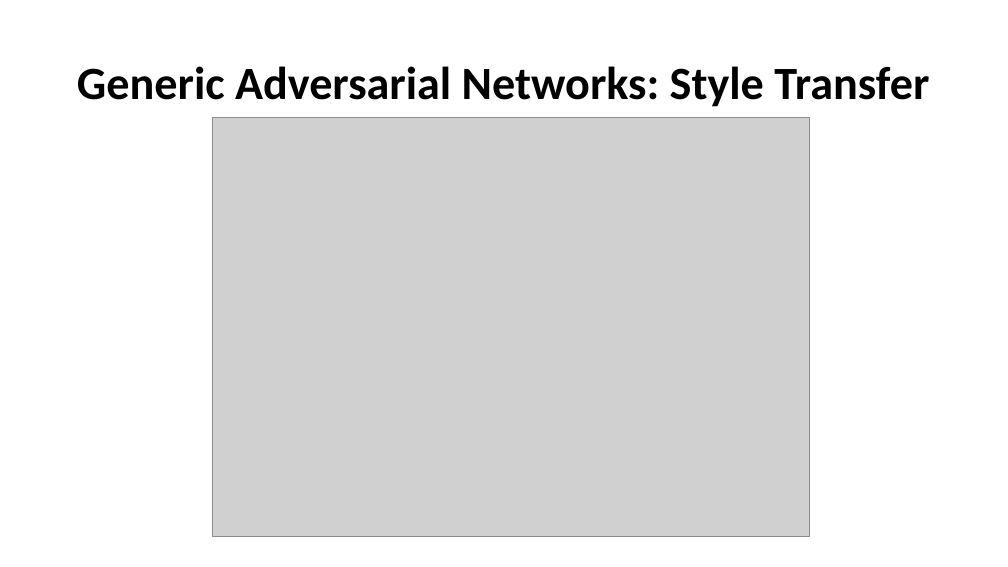
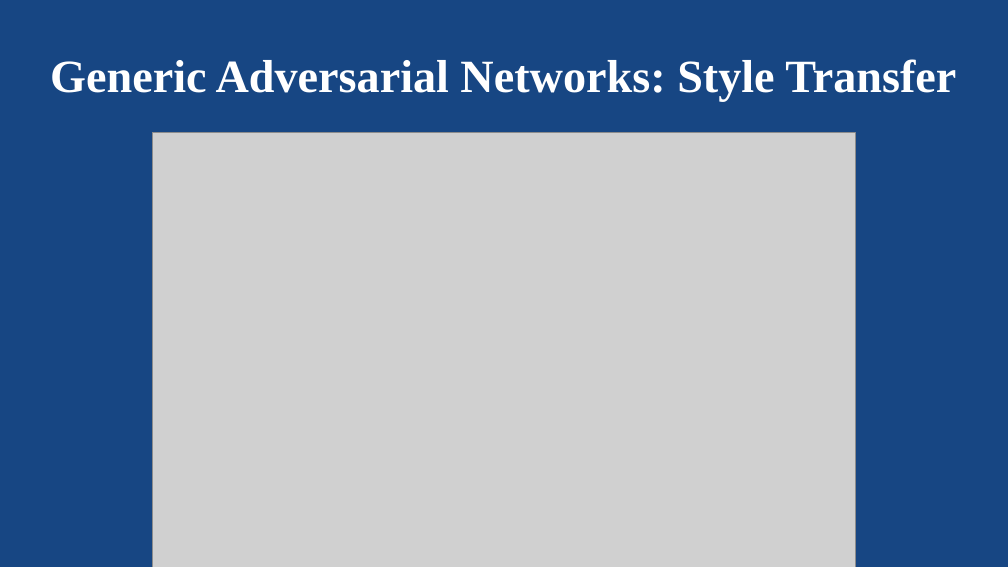
Before and after one commit to SaretMagnoslove/Machine_learning_Workshop, a slide deck: slide 11 of Presentation/WorkshopPresentation.pptx (slide 9 before the commit). Drawn at 1008x567 pixels with LibreOffice and Linux fonts; fonts in the diff are those of the drawing; grey boxes stand for pictures. Boxes give left, top, right and bottom in pixels: in the first picture for what was removed or moved away, otherwise in the second. Text is boxed around its words. In the diff, an @@ line names an element or a change of style, - is before the commit and + after.

```diff
--- a/Presentation/WorkshopPresentation.pptx
+++ b/Presentation/WorkshopPresentation.pptx
@@ background #FFFFFF to #174683 @@
@@ title "Generic Adversarial Networks: Style Transfer": place and size @@
-title "Generic Adversarial Networks: Style Transfer" at <box>77,66,929,107</box>
+title "Generic Adversarial Networks: Style Transfer" at <box>50,59,956,102</box>
@@ title "Generic Adversarial Networks: Style Transfer" at <box>50,59,956,102</box>: font Calibri to Times New Roman, text colour #000000 to #FFFFFF @@
@@ picture: place and size @@
-picture at <box>212,117,810,537</box>
+picture at <box>152,133,856,567</box>
```
Also in this commit, not shown: 9 other slides changed, 3 slides added, 1 slide removed.
